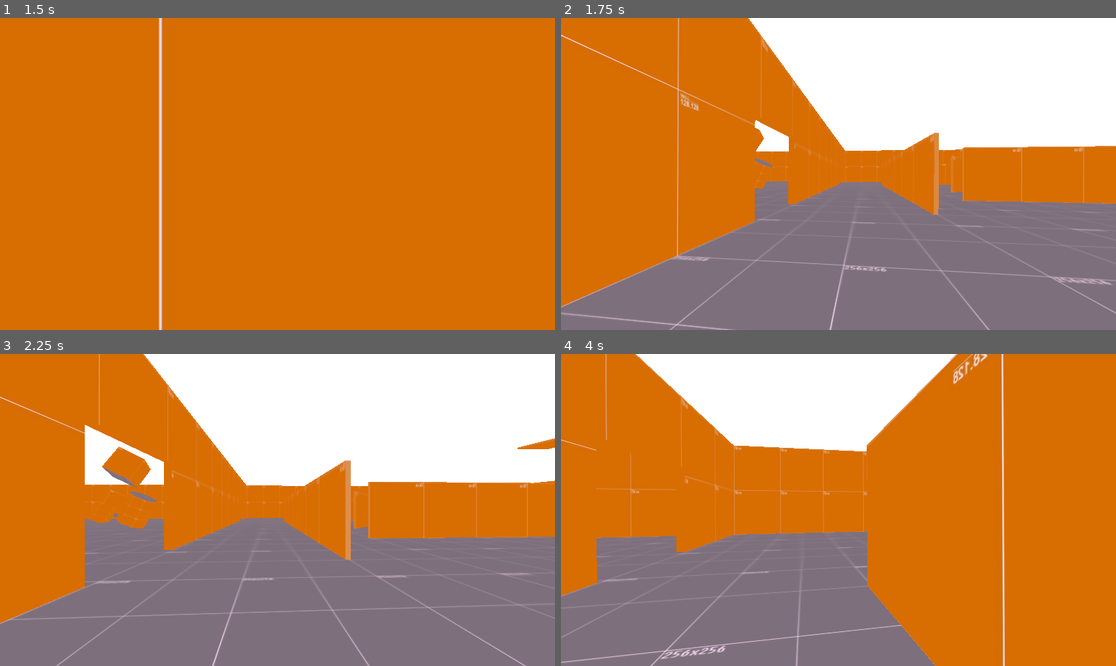
Above: before the commit, frames 1-4 (two rows, left to right).
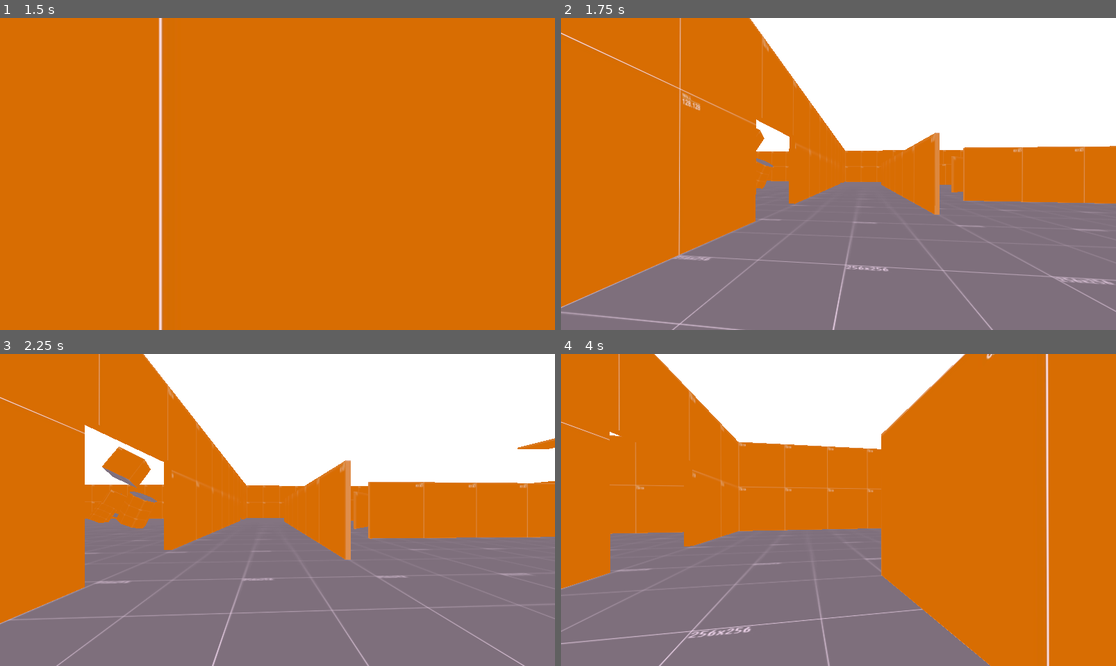
Above: after the commit, the same moments.

Repository: Liloslash/CocoonstrikeV2
Game: Godot game, scene res://world.tscn
Two runs of this game, one before a commit and one after it. Both use one fixed random seed, a clock stepped at 60 frames per second and the inputs below.
Inputs (mouse positions are in pixels of both pictures, inside the frame that each line leads up to):
- Up to frame 1 (1.5 s): tap Enter at 0.5 s; move the mouse to (305, 174) at 0.52 s; hold W (up) from 0.53 s (still down); tap Space (jump) at 0.77 s; move the mouse to (249, 174) at 1.27 s
- Up to frame 2 (1.75 s): keep holding W (up); tap Space (jump) at 1.52 s
- Up to frame 3 (2.25 s): keep holding W (up); move the mouse to (288, 503) at 2.02 s
- Up to frame 4 (4 s): keep holding W (up); move the mouse to (832, 516) at 2.77 s; tap Space (jump) at 3.02, 3.77 s; move the mouse to (877, 513) at 3.52 s

Frame 1 is identical in both runs. In frame 2, 2.3% of the frame differs, in the area x 0-100%, y 0-100%; in frame 3, 0.2%; in frame 4, 8.6%, in the area x 0-88%, y 0-100%.

Commit message:
Remove unused GDScript resource and update shake duration parameter

Diff:
--- a/Player/player.tscn
+++ b/Player/player.tscn
@@ -1,20 +1,6 @@
-[gd_scene load_steps=4 format=3 uid="uid://blpn5lfg8ub4b"]
+[gd_scene load_steps=3 format=3 uid="uid://blpn5lfg8ub4b"]
 
 [ext_resource type="Script" uid="uid://co6b1qlsqhx6s" path="res://Player/player.gd" id="1_v0iea"]
-
-[sub_resource type="GDScript" id="GDScript_l8h54"]
-script/source = "extends Camera3D
-
-
-# Called when the node enters the scene tree for the first time.
-func _ready() -> void:
-	pass # Replace with function body.
-
-
-# Called every frame. 'delta' is the elapsed time since the previous frame.
-func _process(delta: float) -> void:
-	pass
-"
 
 [sub_resource type="CapsuleShape3D" id="CapsuleShape3D_rpqav"]
 
@@ -24,12 +10,11 @@
 freeze_duration_after_slam = 0.3
 min_time_before_slam = 0.4
 shake_intensity = 0.5
-shake_duration = 0.7
+shake_duration = 0.8
 headbob_amplitude = 0.09
 headbob_frequency = 6.0
 
 [node name="Camera3D" type="Camera3D" parent="."]
-script = SubResource("GDScript_l8h54")
 
 [node name="CollisionShape3D" type="CollisionShape3D" parent="."]
 shape = SubResource("CapsuleShape3D_rpqav")
